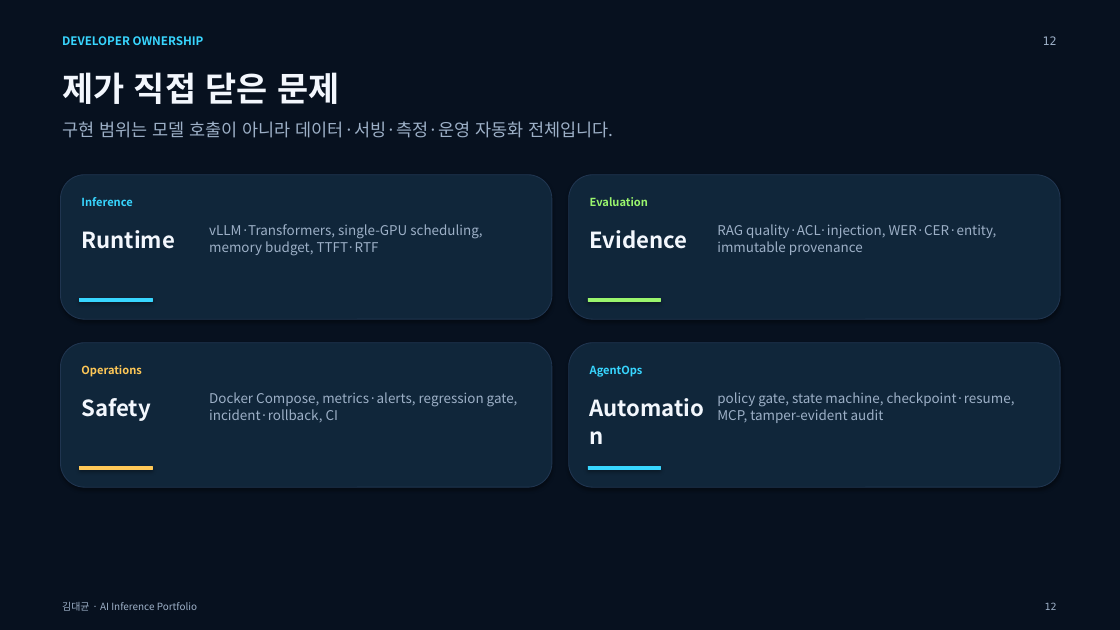
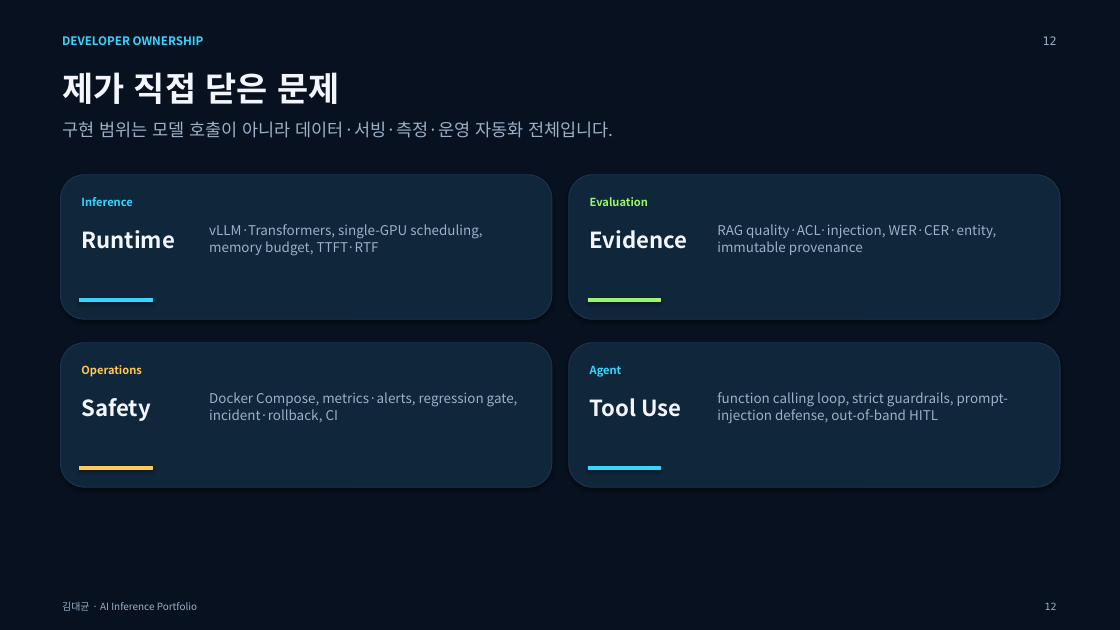
Before and after one commit to kkkimdaegyun/finllm-lab, a slide deck: slide 12 of artifacts/AI-Inference-Developer-Portfolio.pptx. Drawn at 1120x630 pixels with LibreOffice and Linux fonts; fonts in the diff are those of the drawing. Boxes give left, top, right and bottom in pixels: in the first picture for what was removed or moved away, otherwise in the second. Text is boxed around its words. In the diff, an @@ line names an element or a change of style, - is before the commit and + after.

Commit message:
docs: feature FinCompliance as the agent project

```diff
--- a/artifacts/AI-Inference-Developer-Portfolio.pptx
+++ b/artifacts/AI-Inference-Developer-Portfolio.pptx
@@ text at [590,365,622,377]: text changed @@
-AgentOps
+Agent
@@ text at [590,398,681,417]: text changed @@
-Automation
+Tool Use
@@ text at [717,392,1008,423]: text changed @@
-policy gate, state machine, checkpoint·resume, MCP, tamper-evident audit
+function calling loop, strict guardrails, prompt-injection defense, out-of-band HITL
```
Also in this commit, not shown: 7 other slides changed, 4 other files.
